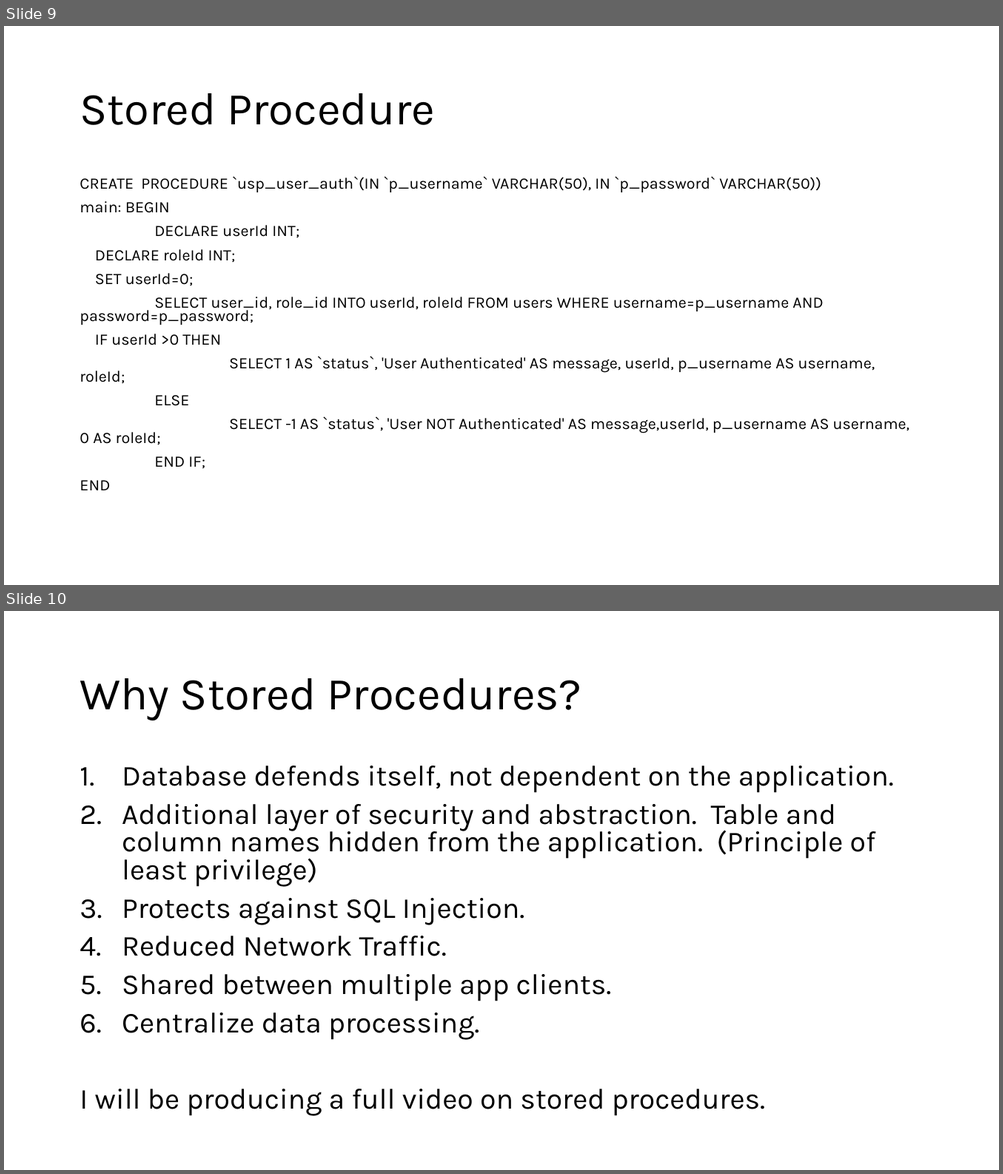
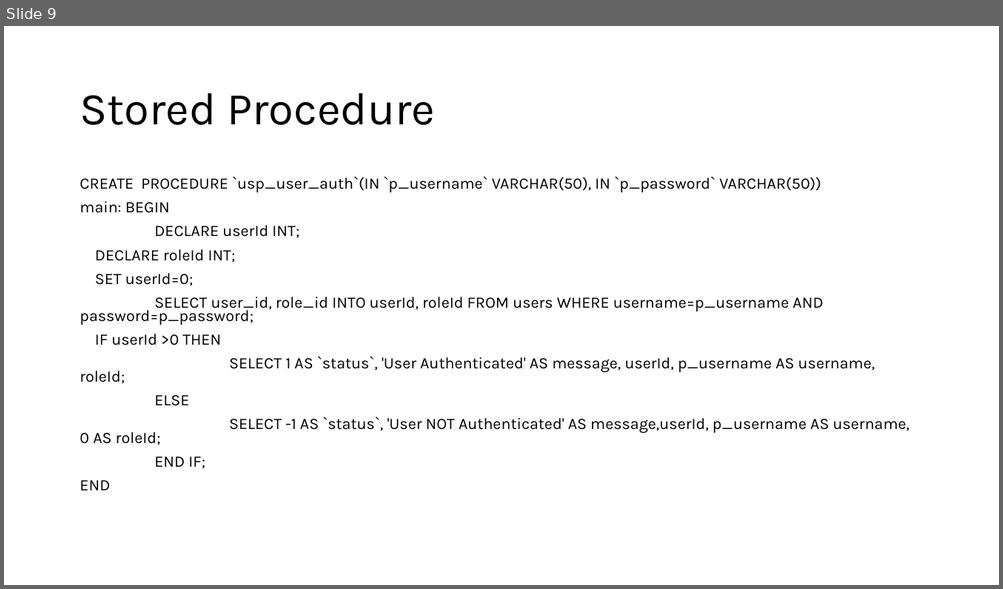
Before and after one commit to appjedi/youtube, a slide deck: SQL/SQL Python.pptx. Shown one above the other, each under a label of ours: slides 9 and 10 before the commit, slide 9 after it. The pictures are 1003x1174 and 1003x589 pixels, drawn with LibreOffice and Linux fonts; fonts in the diff are those of the drawing. Boxes give left, top, right and bottom in pixels: in the first picture for what was removed or moved away, otherwise in the second. Text is boxed around its words. In the diff, an @@ line names an element or a change of style, - is before the commit and + after.

```diff
--- a/SQL/SQL Python.pptx
+++ b/SQL/SQL Python.pptx
@@ slide 10 removed at (4,611,999,1170), background #FFFFFF @@
@@ title removed at (79,678,582,721) @@
-Why Stored Procedures?
@@ text removed at (79,766,893,1116) @@
-1. Database defends itself, not dependent on the application.
-2. Additional layer of security and abstraction. Table and column names hidden from the application. (Principle of least privilege)
-3. Protects against SQL Injection.
-4. Reduced Network Traffic.
-5. Shared between multiple app clients.
-6. Centralize data processing.
-I will be producing a full video on stored procedures.
```
Also in this commit, not shown: 3 other slides removed.
